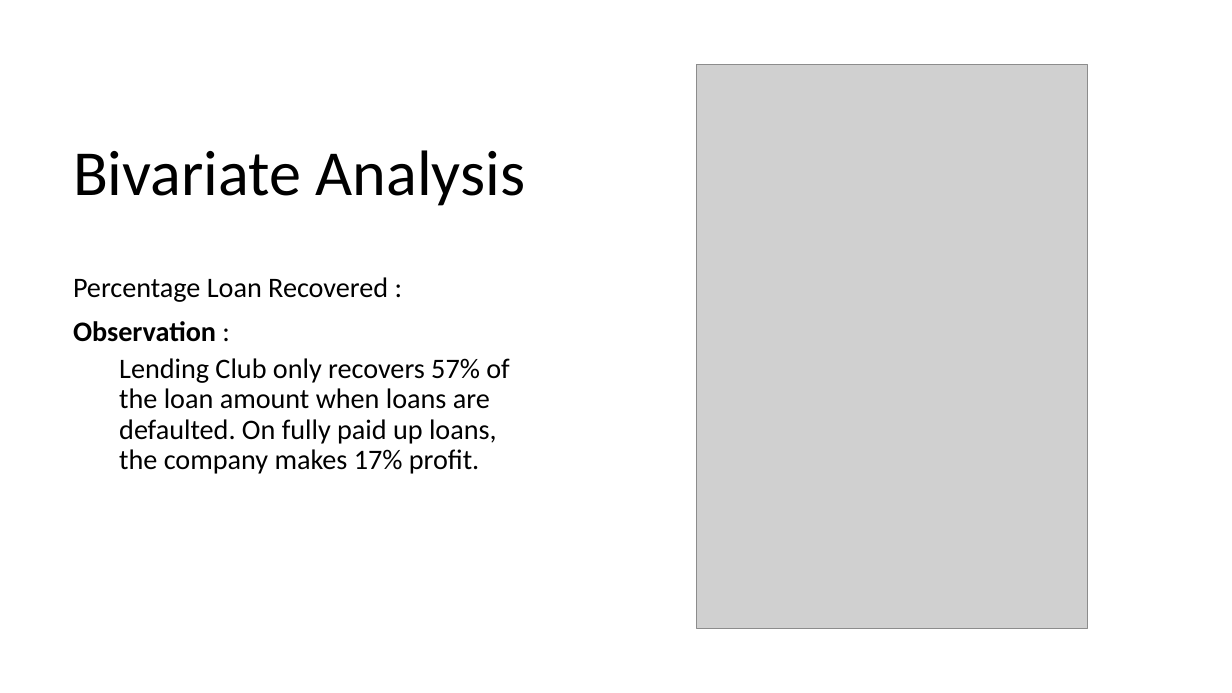
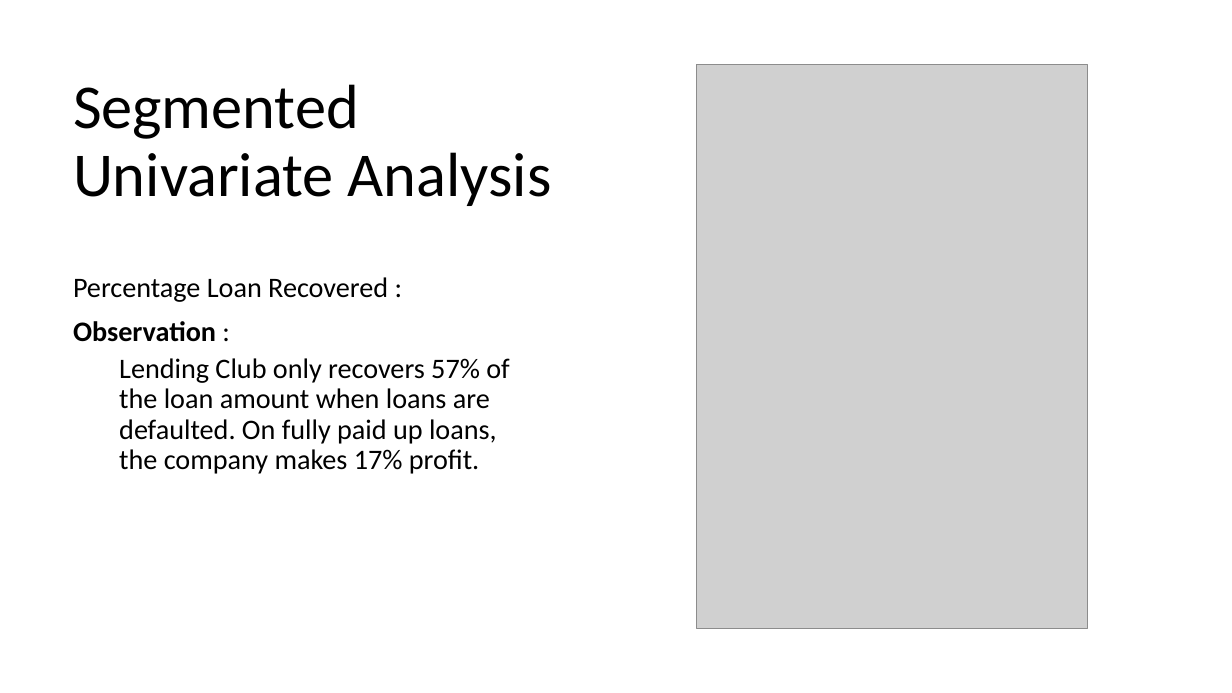
Before and after one commit to shashidharpattar007/Lending_Club_Case_Study, a slide deck: slide 9 of LendingClubCaseStudy.pptx. Drawn at 1232x693 pixels with LibreOffice and Linux fonts; fonts in the diff are those of the drawing; grey boxes stand for pictures. Boxes give left, top, right and bottom in pixels: in the first picture for what was removed or moved away, otherwise in the second. Text is boxed around its words. In the diff, an @@ line names an element or a change of style, - is before the commit and + after.

```diff
--- a/LendingClubCaseStudy.pptx
+++ b/LendingClubCaseStudy.pptx
@@ title at <box>73,84,552,206</box>: text changed; size 50 to 48.6 pt @@
-Bivariate Analysis
+Segmented Univariate Analysis
```
Also in this commit, not shown: 4 other slides changed, 3 other files.
